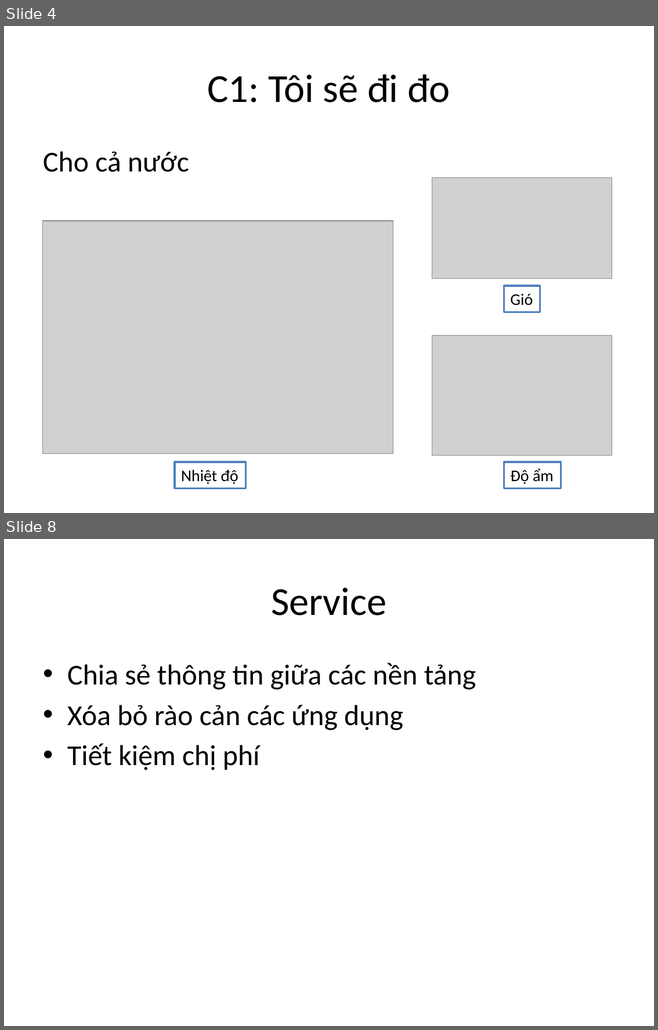
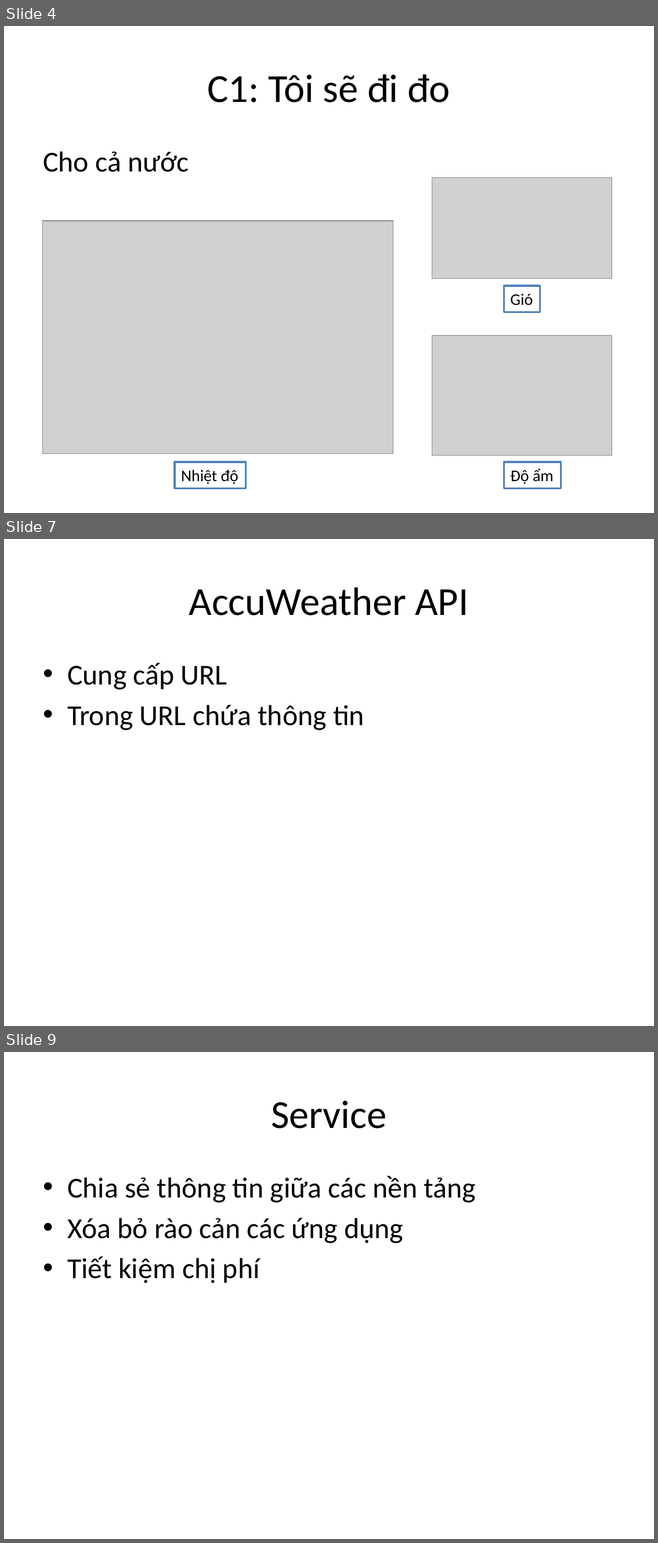
Before and after one commit to phithanh97cs/T3H, a slide deck: Other/Free/Làm web thật đơn giản với Web Service và Spring.pptx. Shown one above the other, each under a label of ours: slides 4 and 8 before the commit, slides 4, 7 and 9 after it; the slides between them are not shown. The pictures are 658x1030 and 658x1543 pixels, drawn with LibreOffice and Linux fonts; fonts in the diff are those of the drawing; grey boxes stand for pictures. Boxes give left, top, right and bottom in pixels: in the first picture for what was removed or moved away, otherwise in the second. Text is boxed around its words. In the diff, an @@ line names an element or a change of style, - is before the commit and + after.

```diff
--- a/Other/Free/Làm web thật đơn giản với Web Service và Spring.pptx
+++ b/Other/Free/Làm web thật đơn giản với Web Service và Spring.pptx
@@ slide 7 added at [4,539,654,1026], background #FFFFFF @@
@@ title added at [188,587,468,616], 44 pt, text #000000 @@
+AccuWeather API
@@ text added at [67,663,364,730], 32 pt, text #000000 @@
+• Cung cấp URL
+• Trong URL chứa thông tin
@@ what was slide 8 is now slide 9 @@
```
Also in this commit, not shown: 2 slides changed, 1 other slide added, 1 slide removed, 3 other files.
